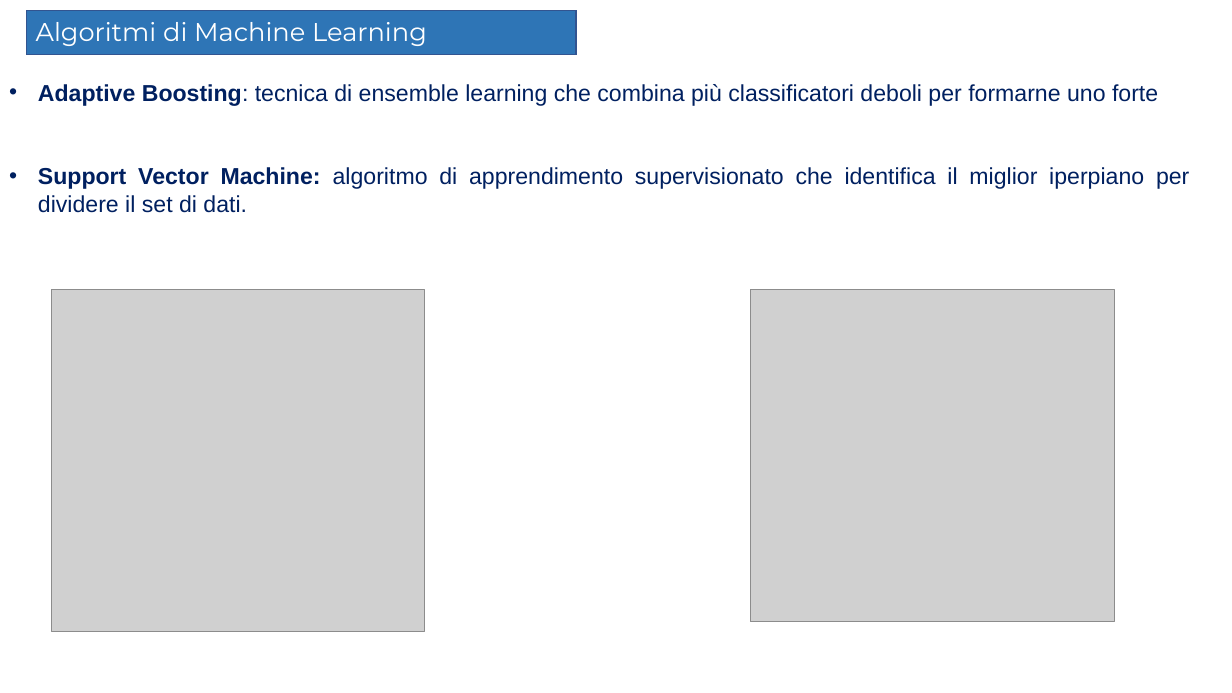
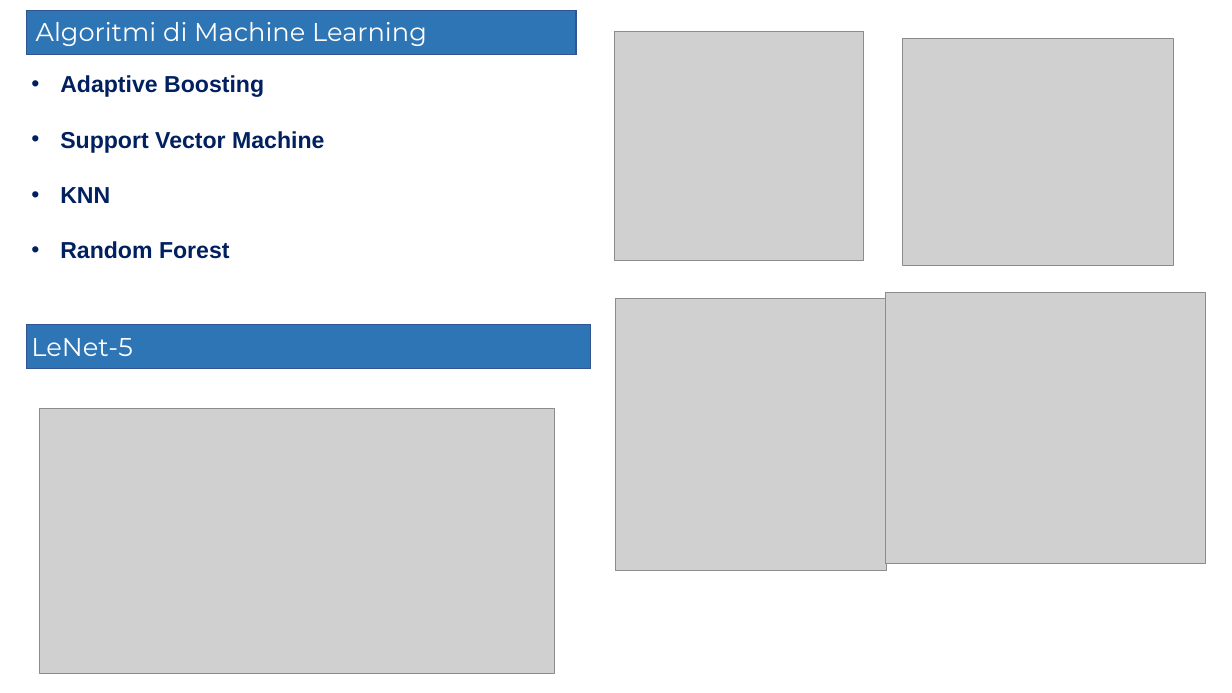
Before and after one commit to Elmaravilla7/Tesi, a slide deck: slide 5 of Presentazione204898.pptx. Drawn at 1232x693 pixels with LibreOffice and Linux fonts; fonts in the diff are those of the drawing; grey boxes stand for pictures. Boxes give left, top, right and bottom in pixels: in the first picture for what was removed or moved away, otherwise in the second. Text is boxed around its words. In the diff, an @@ line names an element or a change of style, - is before the commit and + after.

```diff
--- a/Presentazione204898.pptx
+++ b/Presentazione204898.pptx
@@ picture: place and size @@
-picture at [52,289,424,631]
+picture at [616,31,864,260]
@@ picture: place and size @@
-picture at [750,289,1115,622]
+picture at [903,39,1174,266]
@@ text at [60,75,324,259]: text changed; bold on @@
-• Adaptive Boosting: tecnica di ensemble learning che combina più classificatori deboli per formarne uno forte
-• Support Vector Machine: algoritmo di apprendimento supervisionato che identifica il miglior iperpiano per dividere il set di dati.
+• Adaptive Boosting
+• Support Vector Machine
+• KNN
+• Random Forest
@@ picture added at [616,299,887,570] @@
@@ picture added at [885,292,1206,564] @@
@@ rectangle added at [27,324,591,369], fill #2E75B6, outline #325491 1 pt @@
@@ text added at [31,338,132,356], 20 pt, text #FFFFFF @@
+LeNet-5
@@ picture added at [40,409,555,675] @@
```
Also in this commit, not shown: 6 other slides changed, 1 slide removed.
